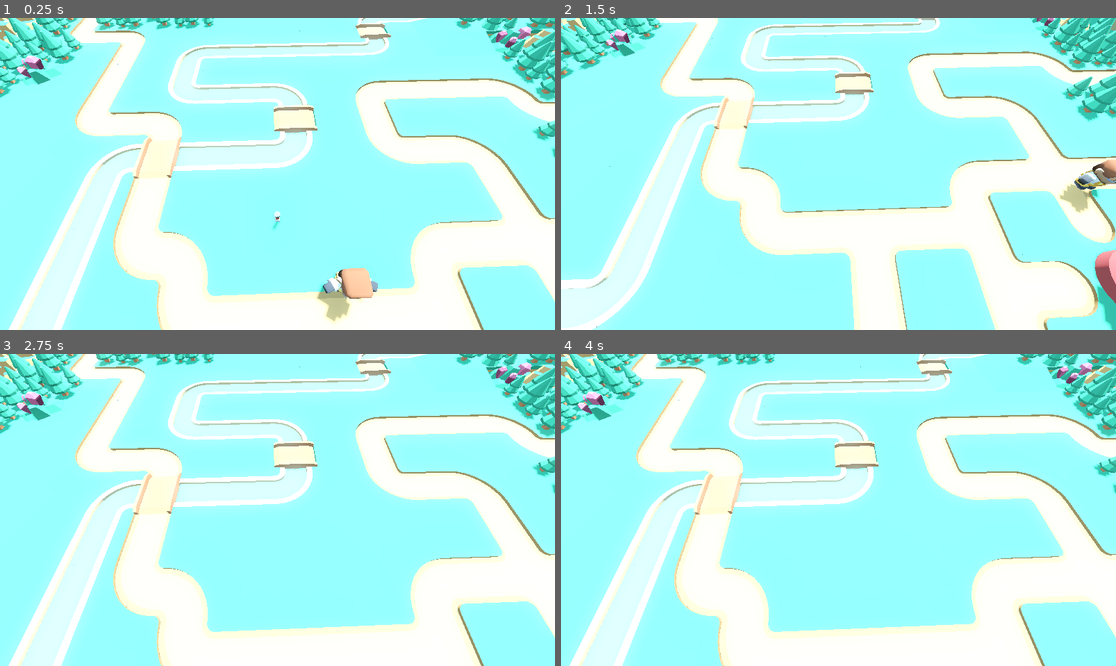
Above: before the commit, frames 1-4 (two rows, left to right).
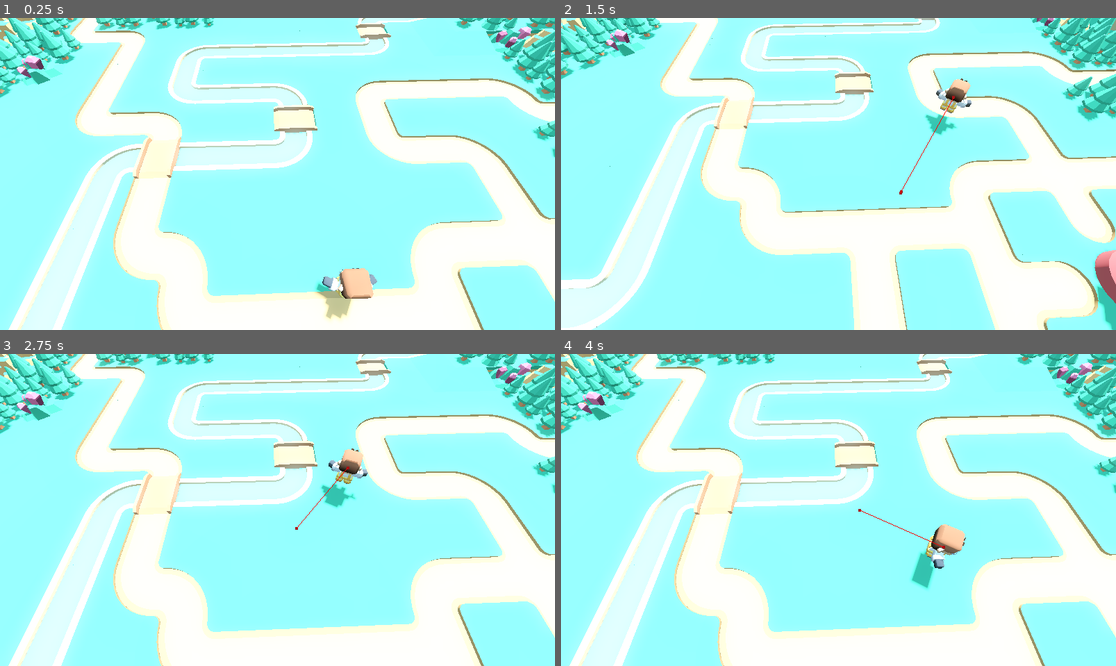
Above: after the commit, the same moments.

Repository: kevinzg/td
Game: Godot game, scene res://main.tscn
Two runs of this game, one before a commit and one after it. Both use one fixed random seed, a clock stepped at 60 frames per second and the inputs below.
Inputs (mouse positions are in pixels of both pictures, inside the frame that each line leads up to):
- Up to frame 1 (0.25 s): no input
- Up to frame 2 (1.5 s): tap Enter at 0.5 s; move the mouse to (960, 158) at 0.52 s; hold Right (player_right) 0.53-1.28 s; hold Right mouse button (mouse_right_click) 0.53-1.28 s; move the mouse to (727, 189) at 1.27 s; hold Down (player_back) from 1.28 s (still down); tap S (camera_back) at 1.35 s
- Up to frame 3 (2.75 s): right-click (166, 525) at 1.55 s; move the mouse to (333, 441) at 2.02 s; release Down (player_back) at 2.03 s; hold Right (player_right) from 2.03 s (still down); hold Right mouse button (mouse_right_click) from 2.03 s (still down); tap W (camera_forward) at 2.1 s
- Up to frame 4 (4 s): tap Space at 2.75 s; move the mouse to (810, 572) at 2.77 s; release Right (player_right) at 2.78 s; release Right mouse button (mouse_right_click) at 2.78 s; hold Up (player_forward) 2.78-3.53 s; tap A (camera_left) at 2.85 s; right-click (810, 572) at 3.05 s; move the mouse to (1005, 556) at 3.52 s; hold Left (player_left) from 3.53 s (still down); hold Right mouse button (mouse_right_click) from 3.53 s (still down); tap D (camera_right) at 3.6 s

The runs differ from the first frame. In frame 1, 0.4% of the frame differs, in the area x 49-69%, y 61-98%; in frame 2, 1.5%, in the area x 60-100%, y 19-63%; in frame 3, 0.8%; in frame 4, 1.0%.

Commit message:
feat: move with right click

Diff:
--- a/flag.tscn
+++ b/flag.tscn
@@ -3,7 +3,7 @@
 [ext_resource type="ArrayMesh" uid="uid://debeclb8rkhwh" path="res://models/aid-cane-low-vision.obj" id="1_1q7jn"]
 
 [node name="Flag" type="Node3D"]
+top_level = true
 
 [node name="Aid-cane-low-vision" type="MeshInstance3D" parent="."]
-transform = Transform3D(1, 0, 0, 0, 1, 0, 0, 0, 1, -0.00166607, 0.00636053, -0.00304949)
 mesh = ExtResource("1_1q7jn")
--- a/main.tscn
+++ b/main.tscn
@@ -40,6 +40,10 @@
 [sub_resource type="ConvexPolygonShape3D" id="ConvexPolygonShape3D_tg1fc"]
 points = PackedVector3Array(-10.1548, -2.65873, -0.65873, 10.1548, 2.7381, 0.611111, 10.1548, 2.7381, -0.65873, -10.1548, 2.7381, 0.611111, 10.1548, -2.65873, 0.611111, 10.1548, -2.65873, -0.65873, -10.1548, 2.7381, -0.65873, -10.1548, -2.65873, 0.611111)
 
+[sub_resource type="NavigationMesh" id="NavigationMesh_nwvgh"]
+vertices = PackedVector3Array(-9.5, 0.8, -9.5, -9.5, 0.8, 9.5, 9.5, 0.8, 9.5, 9.5, 0.8, -9.5)
+polygons = [PackedInt32Array(3, 2, 0), PackedInt32Array(0, 2, 1)]
+
 [node name="Main" type="Node3D"]
 transform = Transform3D(1, 0, 0, 0, 1, 0, 0, 0, 1, 14.8286, 0, -4.26688)
 
@@ -59,9 +63,9 @@
 }
 metadata/_editor_floor_ = Vector3(0, 0, 0)
 
-[node name="Player" parent="." node_paths=PackedStringArray("destination") instance=ExtResource("2_15p47")]
+[node name="Player" parent="." node_paths=PackedStringArray("dest_marker") instance=ExtResource("2_15p47")]
 transform = Transform3D(1, 0, 0, 0, 1, 0, 0, 0, 1, 1, 0.568915, 1.04197)
-destination = NodePath("../Flag")
+dest_marker = NodePath("../Flag")
 
 [node name="Camera" parent="." instance=ExtResource("3_4dbpm")]
 transform = Transform3D(1, 0, 0, 0, 1, 0, 0, 0, 1, 0, 2, 0)
@@ -118,3 +122,11 @@
 
 [node name="Flag" parent="." instance=ExtResource("5_atg64")]
 transform = Transform3D(1, 0, 0, 0, 1, 0, 0, 0, 1, 0, 0.35, 0)
+
+[node name="NavigationRegion3D" type="NavigationRegion3D" parent="."]
+navigation_mesh = SubResource("NavigationMesh_nwvgh")
+
+[node name="CSGBox3D" type="CSGBox3D" parent="NavigationRegion3D"]
+transform = Transform3D(1, 0, 0, 0, 1, 0, 0, 0, 1, 0, -0.2, 0)
+visible = false
+size = Vector3(20, 1, 20)
--- a/player.tscn
+++ b/player.tscn
@@ -7,14 +7,16 @@
 radius = 0.175168
 height = 0.686182
 
-[node name="Player" type="RigidBody3D"]
-lock_rotation = true
+[node name="Player" type="CharacterBody3D"]
 script = ExtResource("1_ir5eo")
 
 [node name="Model" type="MeshInstance3D" parent="."]
-transform = Transform3D(1, 0, 0, 0, 1, 0, 0, 0, 1, 0, -0.260525, 0)
+transform = Transform3D(-1, 0, -8.74228e-08, 0, 1, 0, 8.74228e-08, 0, -1, 0, -0.260525, 0)
 mesh = ExtResource("1_ec74w")
 
 [node name="CollisionShape3D" type="CollisionShape3D" parent="."]
 transform = Transform3D(1, 0, 0, 0, 1, 0, 0, 0, 1, 0, 0.0741756, 0)
 shape = SubResource("CapsuleShape3D_to0wj")
+
+[node name="NavigationAgent3D" type="NavigationAgent3D" parent="."]
+debug_enabled = true
--- a/scripts/player.gd
+++ b/scripts/player.gd
@@ -1,6 +1,12 @@
-extends RigidBody3D
+extends CharacterBody3D
 
-@export var destination: Node3D
+@export var dest_marker: Node3D
+@onready var navigation_agent_3d: NavigationAgent3D = $NavigationAgent3D
+
+var destination := Vector3.ZERO
+var direction := Vector3.ZERO
+
+# Navigation based on Bramwell's tutorial (https://youtu.be/2W4JP48oZ8U?si=sewfGVQvYPRPc_lf)
 
 # Called when the node enters the scene tree for the first time.
 func _ready() -> void:
@@ -9,10 +15,7 @@
 
 # Called every frame. 'delta' is the elapsed time since the previous frame.
 func _process(delta: float) -> void:
-	var input := Vector3.ZERO
-	input.x = Input.get_axis("player_left", "player_right")
-	input.z = Input.get_axis("player_back", "player_forward")
-	apply_central_force(input * 1200 * delta)
+	pass
 
 func _input(event: InputEvent) -> void:
 	if event.is_action_pressed("mouse_right_click"):
@@ -22,12 +25,24 @@
 		if maybe_ray.is_empty():
 			return
 		var ray := maybe_ray[0]
-		print(ray)
-		destination.position.x = ray.x
-		destination.position.z = ray.z
-		destination.visible = true
+		dest_marker.position.x = ray.x
+		dest_marker.position.z = ray.z
+		dest_marker.visible = true
+		navigation_agent_3d.target_position = ray
 
-# TODO: this doesn't work, returns a wrong position
+func _physics_process(delta: float) -> void:
+	var dest := navigation_agent_3d.get_next_path_position()
+	var local_dest := dest - global_position
+	if local_dest.length() < 0.1:
+		dest_marker.visible = false # TODO: should probably emit an event here
+		return
+	var direction := local_dest.normalized()
+	velocity = direction * 5.0
+	look_at(global_position + velocity, Vector3.UP)
+	move_and_slide()
+
+# TODO: ~~this doesn't work, returns a wrong position~~
+#		It does work, but the flag transform needs to be set to top level, why?
 func raycast_screen_position(camera: Camera3D, pos: Vector2) -> Array[Vector3]:
 	const ray_length := 1000.0
 	var ray_from := camera.project_ray_origin(pos)
@@ -39,7 +54,6 @@
 	ray_query.collide_with_areas = true
 	ray_query.collide_with_bodies = true
 	var result := space.intersect_ray(ray_query)
-	print(result)
 	if result.position:
 		return [result.position]
 	return []
Not shown: 1 places in main.tscn that only renumber resources
